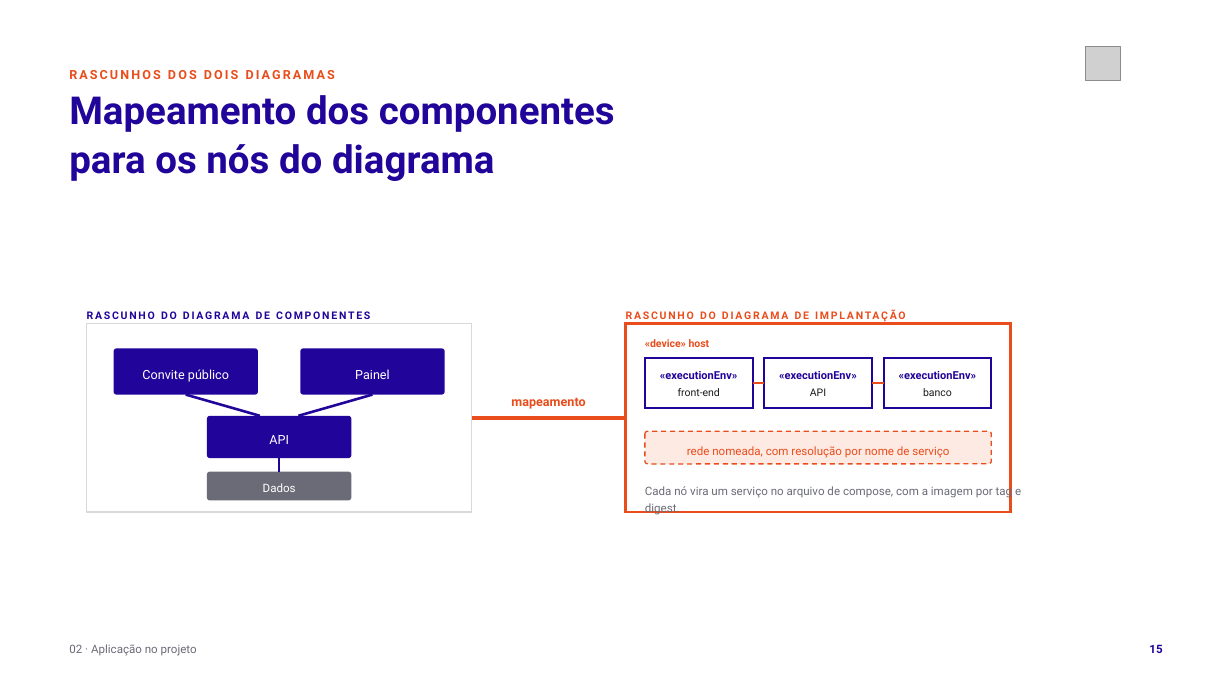
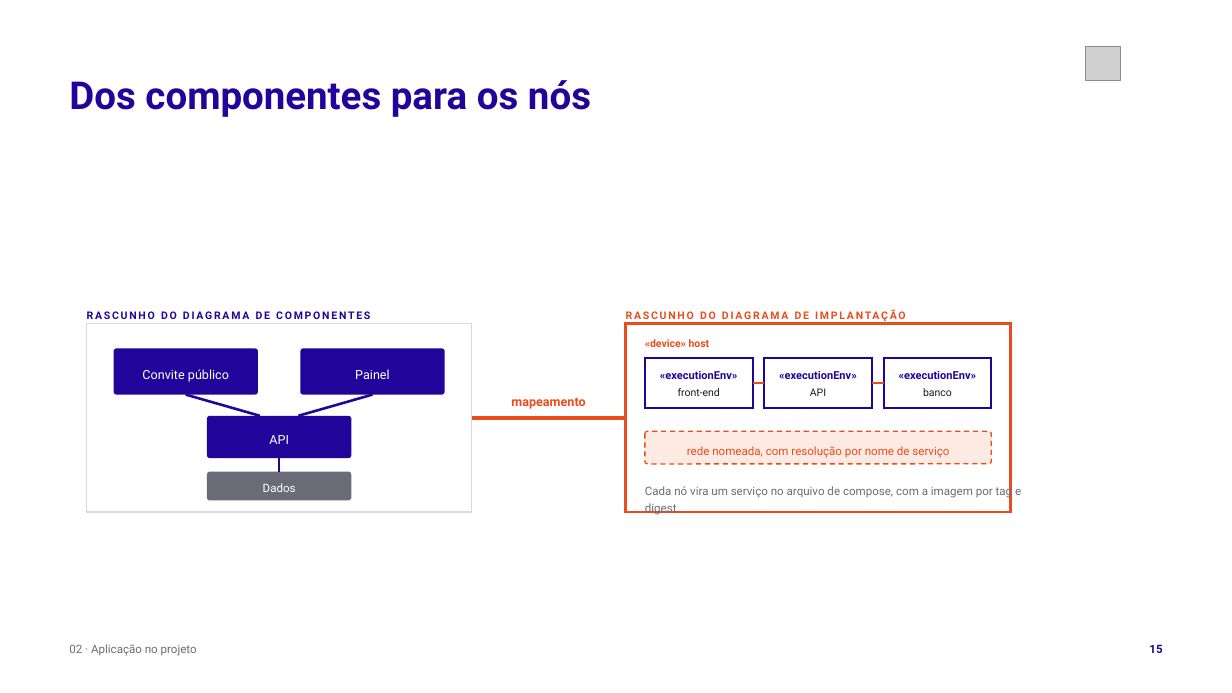
Before and after one commit to tcpassos/invite-app, a slide deck: slide 15 of trabalhos/T1-Docker-Invite-People.pptx. Drawn at 1232x693 pixels with LibreOffice and Linux fonts; fonts in the diff are those of the drawing; grey boxes stand for pictures. Boxes give left, top, right and bottom in pixels: in the first picture for what was removed or moved away, otherwise in the second. Text is boxed around its words. In the diff, an @@ line names an element or a change of style, - is before the commit and + after.

```diff
--- a/trabalhos/T1-Docker-Invite-People.pptx
+++ b/trabalhos/T1-Docker-Invite-People.pptx
@@ text at box(69, 80, 591, 117): text changed @@
-Mapeamento dos componentes
-para os nós do diagrama
+Dos componentes para os nós
@@ text removed at box(69, 70, 335, 79) @@
-RASCUNHOS DOS DOIS DIAGRAMAS
```
Also in this commit, not shown: 25 other slides changed, 31 other files.
